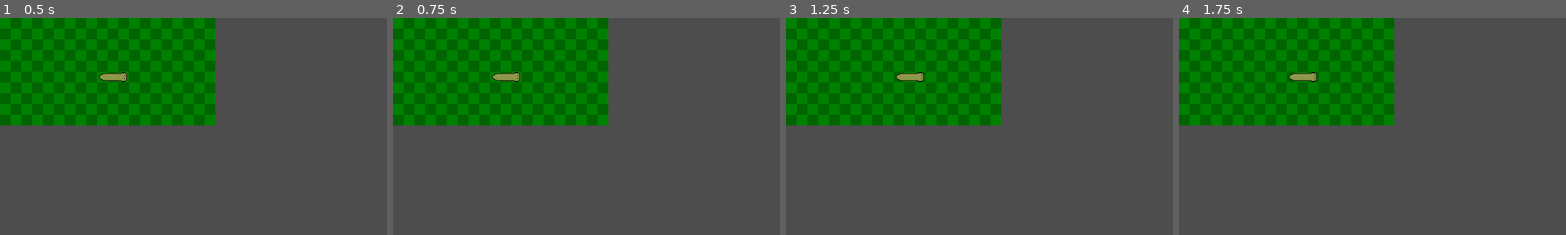
Above: before the commit, frames 1-4 (left to right).
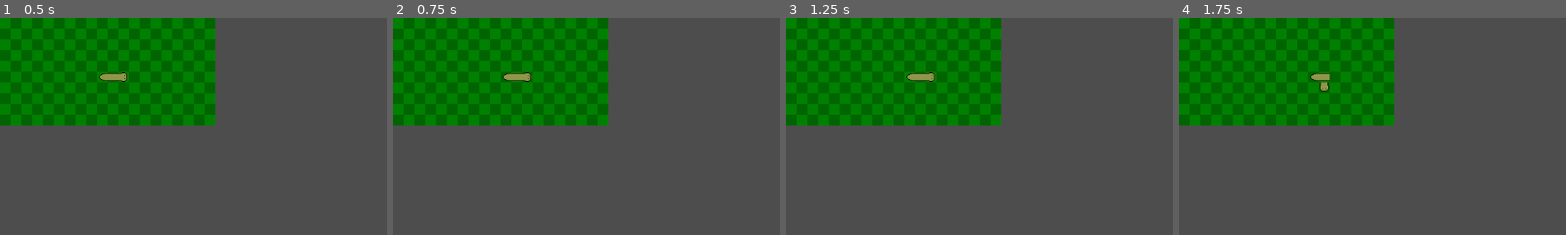
Above: after the commit, the same moments.

Repository: iTzFireFoxX/Godot-Snake
Game: Godot game, scene res://scenes/Mundo.tscn
The game is run twice, just before and just after one commit, with the same random seed, the same clock (stepped at 60 frames per second) and the same inputs.
Inputs:
- Up to frame 1 (0.5 s): no input
- Up to frame 2 (0.75 s): tap Enter at 0.5 s; hold D (move_right, bound only after the commit) from 0.53 s (still down)
- Up to frame 3 (1.25 s): keep holding D (move_right, bound only after the commit)
- Up to frame 4 (1.75 s): release D (move_right, bound only after the commit) at 1.28 s; hold S (move_down, bound only after the commit) from 1.28 s (still down)
The pictures show only the part of the screen within x 0-50%, y 0-50%; the shares and areas given below are measured in that part.

Frame 1 is identical in both runs. In frame 2, 0.3% of the frame differs, in the area x 25-37%, y 25-30%; in frame 3, 0.2%; in frame 4, 0.5%, in the area x 28-40%, y 25-34%.

Commit message:
Sistema de movimiento de la cabeza de la serpiente

Diff:
--- a/project.godot
+++ b/project.godot
@@ -15,6 +15,33 @@
 config/features=PackedStringArray("4.5", "GL Compatibility")
 config/icon="res://icon.svg"
 
+[input]
+
+move_up={
+"deadzone": 0.2,
+"events": [Object(InputEventKey,"resource_local_to_scene":false,"resource_name":"","device":-1,"window_id":0,"alt_pressed":false,"shift_pressed":false,"ctrl_pressed":false,"meta_pressed":false,"pressed":false,"keycode":0,"physical_keycode":87,"key_label":0,"unicode":119,"location":0,"echo":false,"script":null)
+, Object(InputEventKey,"resource_local_to_scene":false,"resource_name":"","device":-1,"window_id":0,"alt_pressed":false,"shift_pressed":false,"ctrl_pressed":false,"meta_pressed":false,"pressed":false,"keycode":0,"physical_keycode":4194320,"key_label":0,"unicode":0,"location":0,"echo":false,"script":null)
+]
+}
+move_down={
+"deadzone": 0.2,
+"events": [Object(InputEventKey,"resource_local_to_scene":false,"resource_name":"","device":-1,"window_id":0,"alt_pressed":false,"shift_pressed":false,"ctrl_pressed":false,"meta_pressed":false,"pressed":false,"keycode":0,"physical_keycode":83,"key_label":0,"unicode":115,"location":0,"echo":false,"script":null)
+, Object(InputEventKey,"resource_local_to_scene":false,"resource_name":"","device":-1,"window_id":0,"alt_pressed":false,"shift_pressed":false,"ctrl_pressed":false,"meta_pressed":false,"pressed":false,"keycode":0,"physical_keycode":4194322,"key_label":0,"unicode":0,"location":0,"echo":false,"script":null)
+]
+}
+move_right={
+"deadzone": 0.2,
+"events": [Object(InputEventKey,"resource_local_to_scene":false,"resource_name":"","device":-1,"window_id":0,"alt_pressed":false,"shift_pressed":false,"ctrl_pressed":false,"meta_pressed":false,"pressed":false,"keycode":0,"physical_keycode":68,"key_label":0,"unicode":100,"location":0,"echo":false,"script":null)
+, Object(InputEventKey,"resource_local_to_scene":false,"resource_name":"","device":-1,"window_id":0,"alt_pressed":false,"shift_pressed":false,"ctrl_pressed":false,"meta_pressed":false,"pressed":false,"keycode":0,"physical_keycode":4194321,"key_label":0,"unicode":0,"location":0,"echo":false,"script":null)
+]
+}
+move_left={
+"deadzone": 0.2,
+"events": [Object(InputEventKey,"resource_local_to_scene":false,"resource_name":"","device":-1,"window_id":0,"alt_pressed":false,"shift_pressed":false,"ctrl_pressed":false,"meta_pressed":false,"pressed":false,"keycode":0,"physical_keycode":65,"key_label":0,"unicode":97,"location":0,"echo":false,"script":null)
+, Object(InputEventKey,"resource_local_to_scene":false,"resource_name":"","device":-1,"window_id":0,"alt_pressed":false,"shift_pressed":false,"ctrl_pressed":false,"meta_pressed":false,"pressed":false,"keycode":0,"physical_keycode":4194319,"key_label":0,"unicode":0,"location":0,"echo":false,"script":null)
+]
+}
+
 [rendering]
 
 renderer/rendering_method="gl_compatibility"
--- a/scenes/Player.tscn
+++ b/scenes/Player.tscn
@@ -45,4 +45,3 @@
 [node name="Head" type="AnimatedSprite2D" parent="."]
 sprite_frames = SubResource("SpriteFrames_qu4a1")
 animation = &"head_animation"
-centered = false
--- a/scenes/scripts/player.gd
+++ b/scenes/scripts/player.gd
@@ -1,8 +1,10 @@
 extends Node2D
 
 
+# Definir variables
+var dir: Vector2i = Vector2i.RIGHT
 var timer : float = 0.0 # Contar el tiempo
-var move_time : float = 1.0 # Intervalo de movimiento en segundos
+var move_time : float = 0.5 # Intervalo de movimiento en segundos
 # Serpiente inicial tamaño 3
 var snake: Array = [
 	[Vector2i(11, 5), Vector2i.RIGHT],
@@ -20,12 +22,22 @@
 
 func _ready():
 	drawSprite()
-	head_animation.play("head_animation") # Animacion de la cabeza de la serpiente
+	head_animation.play("head_animation") # Iniciar animacion de la cabeza de la serpiente
 
 func _process(delta):
+	if Input.is_action_pressed("move_up") and snake[0][1] != Vector2i.DOWN:
+		dir = Vector2i.UP
+	elif Input.is_action_pressed("move_down") and snake[0][1] != Vector2i.UP:
+		dir = Vector2i.DOWN
+	elif Input.is_action_pressed("move_right") and snake[0][1] != Vector2i.LEFT:
+		dir = Vector2i.RIGHT
+	elif Input.is_action_pressed("move_left") and snake[0][1] != Vector2i.RIGHT:
+		dir = Vector2i.LEFT
+
 	timer += delta
 	if timer >= move_time:
 		timer = 0.0
+		snake[0][1] = dir
 		delSprites()
 		updateSnakePos()
 		drawSprite()
@@ -36,34 +48,34 @@
 		i[0] += i[1]
 
 func updateSpritePos(sprite, pos): # Actualiza la posicion en la pantalla de un sprite
-	sprite.position = pos * 16
+	sprite.position = (pos * 16) + Vector2i(8, 8)
 
 func drawSprite(): # Dibuja los sprites de cada parte de la serpiente en la pantalla
 		for i in range(snake.size()):
 			if i == 0:
 				updateSpritePos(head_animation, snake[0][0])
-				updateSpriteDir(head_animation, snake[0][1])
+				updateSpriteRotation(head_animation, snake[0][1])
 			else:
 				var sprite = Sprite2D.new()
 				if i == (snake.size() - 1):
 					sprite.texture = tail_sprite
 				else:
 					sprite.texture = body_sprite
-				sprite.centered = false
+				sprite.centered = true
 				updateSpritePos(sprite, snake[i][0])
-				updateSpriteDir(sprite, snake[i][1])
-				add_child(sprite)
+				updateSpriteRotation(sprite, snake[i][1])
+				add_child(sprite) # Añadir sprite como nodo hijo
 
-func updateSpriteDir(sprite, dir): # Actualiza la direccion de un sprite
-	match dir:
+func updateSpriteRotation(sprite, d): # Actualiza la direccion de un sprite
+	match d:
+		Vector2i.UP:
+			sprite.rotation_degrees = -90
+		Vector2i.DOWN:
+			sprite.rotation_degrees = 90
 		Vector2i.RIGHT:
 			sprite.rotation_degrees = 0
-		Vector2i.DOWN:
-			sprite.rotation_degrees = 90
 		Vector2i.LEFT:
 			sprite.rotation_degrees = 180
-		Vector2i.UP:
-			sprite.rotation_degrees = -90
 
 func delSprites(): # Borra todos los Sprite2D antiguos
 	for i in get_children():
